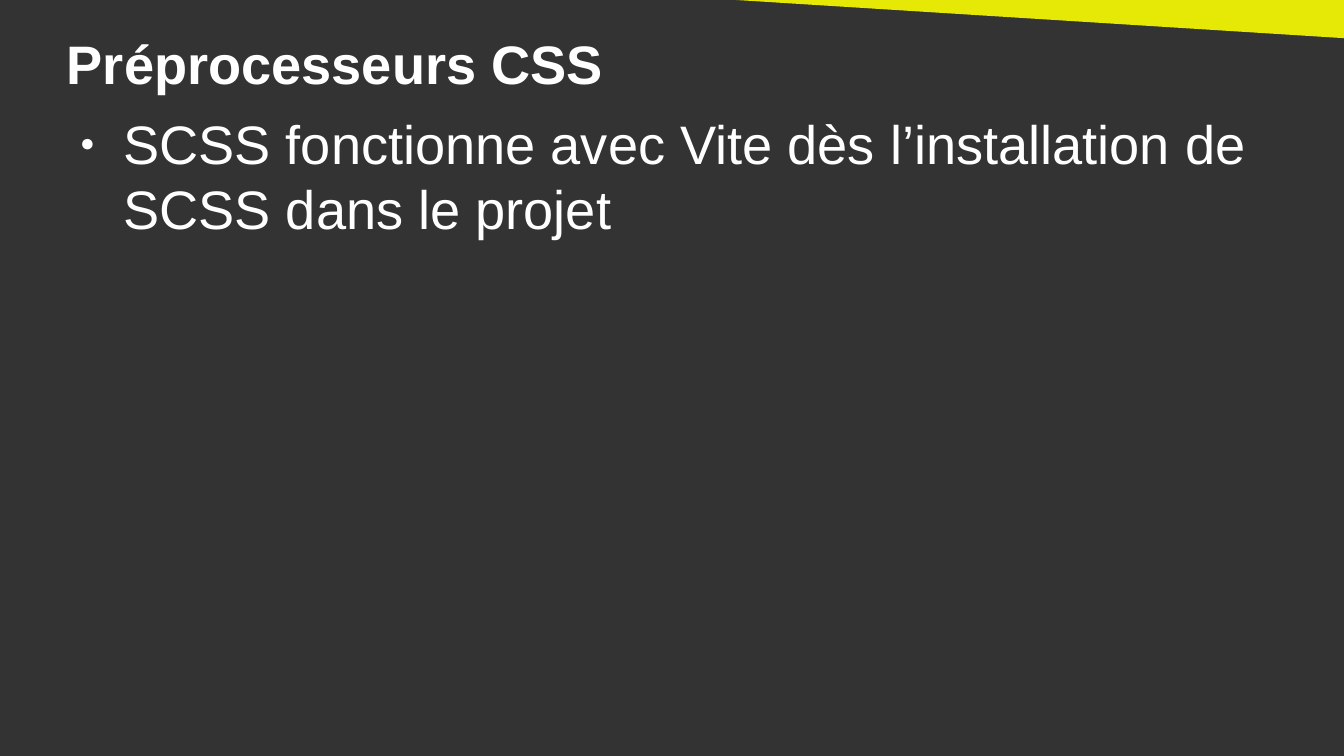
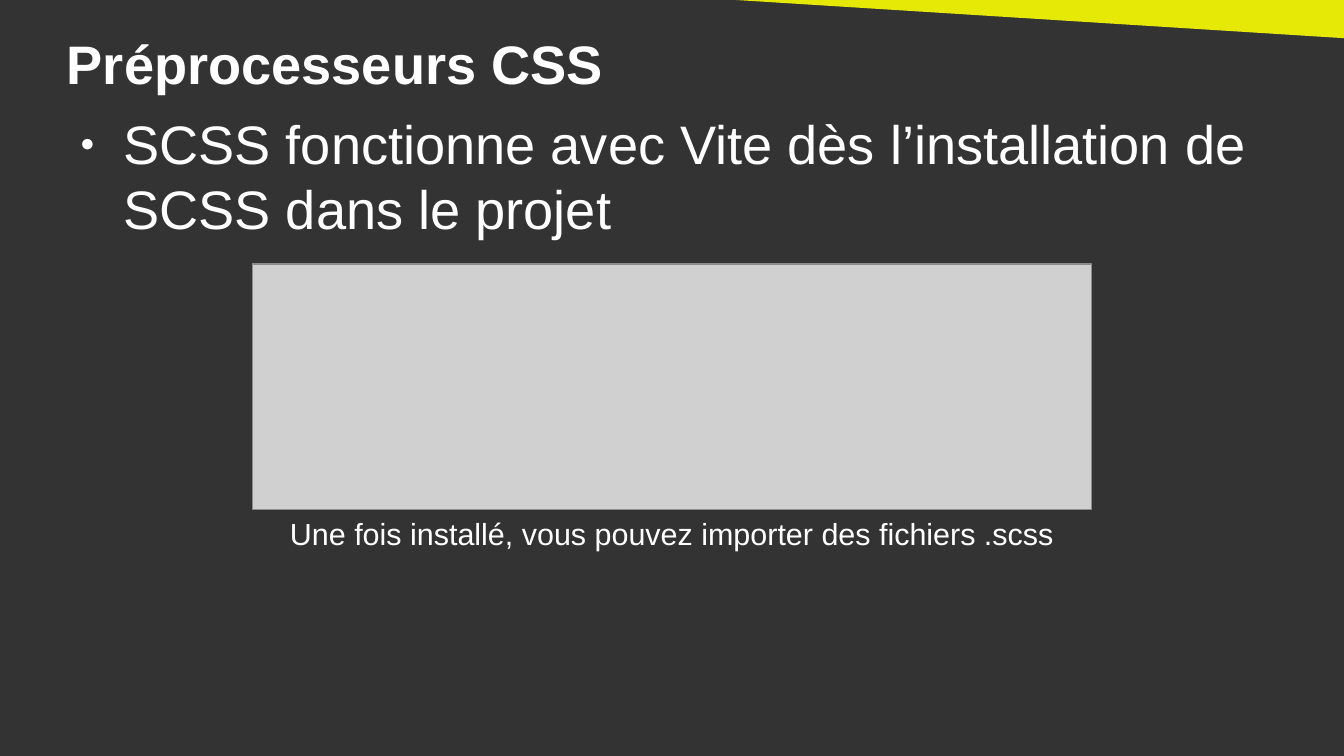
Before and after one commit to DanYellow/cours, a slide deck: slide 25 of developpement-front-s5/travaux-pratiques/numero-4/presentation.odp (slide 22 before the commit). Drawn at 1344x756 pixels with LibreOffice and Linux fonts; fonts in the diff are those of the drawing; grey boxes stand for pictures. Boxes give left, top, right and bottom in pixels: in the first picture for what was removed or moved away, otherwise in the second. Text is boxed around its words. In the diff, an @@ line names an element or a change of style, - is before the commit and + after.

```diff
--- a/developpement-front-s5/travaux-pratiques/numero-4/presentation.odp
+++ b/developpement-front-s5/travaux-pratiques/numero-4/presentation.odp
@@ picture added at [252, 265, 1093, 510] @@
@@ text added at [290, 522, 1053, 551], 18 pt, text #FFFFFF @@
+Une fois installé, vous pouvez importer des fichiers .scss
```
Also in this commit, not shown: 4 other slides changed, 3 slides added, 2 other files.
